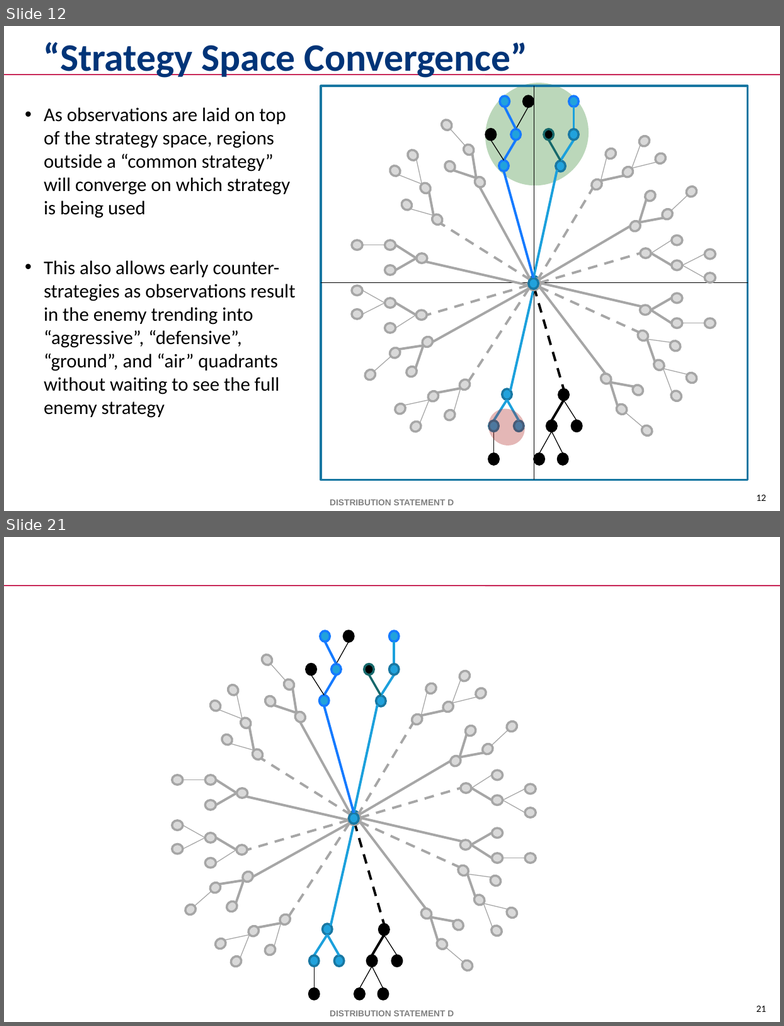
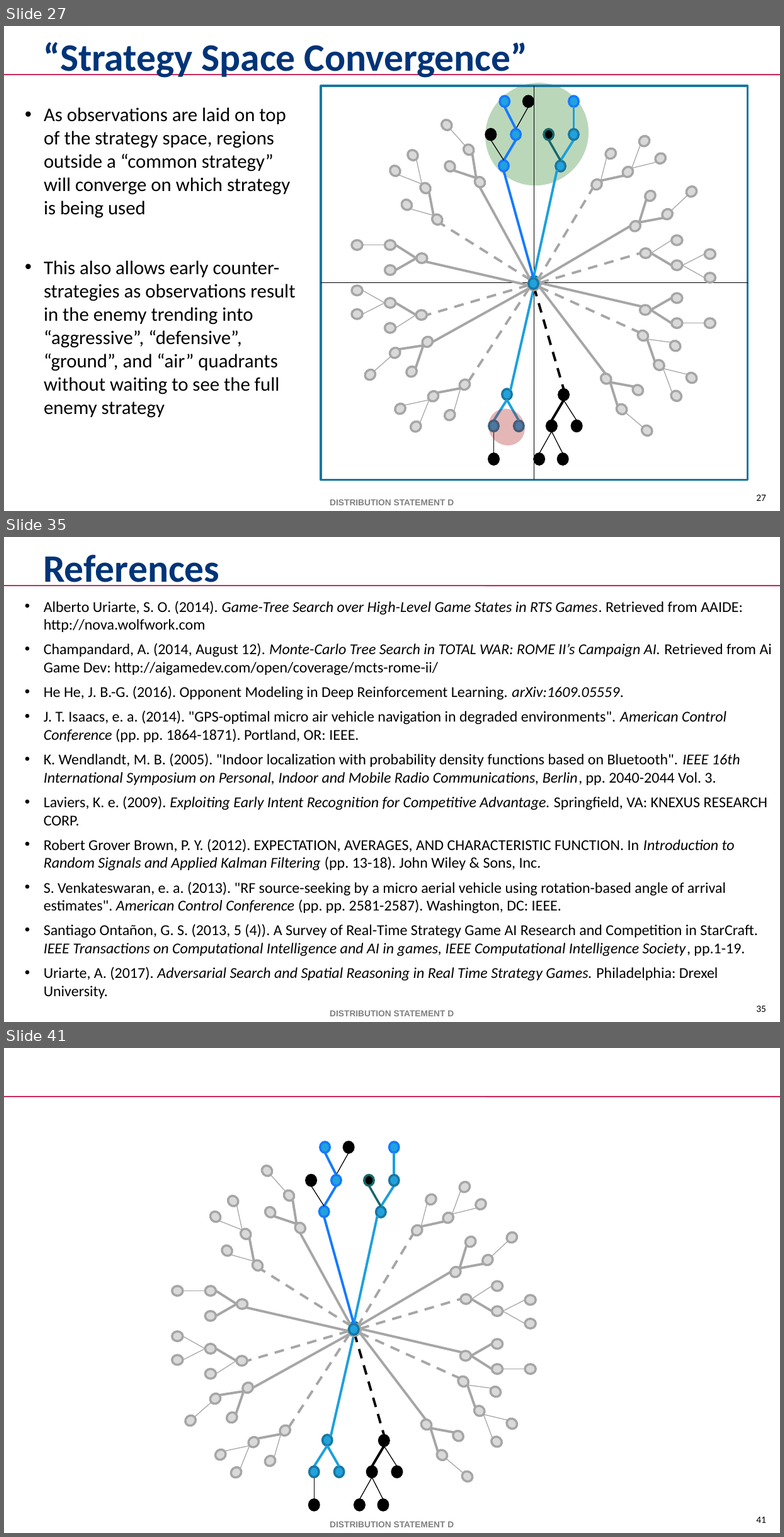
Before and after one commit to mikewkozak/IRE, a slide deck: Documentation/mkozak - Intent Recognition Engine.pptx. Shown one above the other, each under a label of ours: slides 12 and 21 before the commit, slides 27, 35 and 41 after it; the slides between them are not shown. The pictures are 784x1026 and 784x1537 pixels, drawn with LibreOffice and Linux fonts; fonts in the diff are those of the drawing; background and template pictures are left out. Boxes give left, top, right and bottom in pixels: in the first picture for what was removed or moved away, otherwise in the second. Text is boxed around its words. In the diff, an @@ line names an element or a change of style, - is before the commit and + after.

```diff
--- a/Documentation/mkozak - Intent Recognition Engine.pptx
+++ b/Documentation/mkozak - Intent Recognition Engine.pptx
@@ slide 35 added at bbox=[4, 537, 780, 1022], background #FFFFFF; not listed: 3 template elements that a slide beside it also shows @@
@@ title added at bbox=[43, 555, 219, 586], 36 pt, text #003478, bold @@
+References
@@ text added at bbox=[44, 601, 772, 999], 14 pt, text #000000 @@
+• Alberto Uriarte, S. O. (2014). Game-Tree Search over High-Level Game States in RTS Games. Retrieved from AAIDE: http://nova.wolfwork.com
+• Champandard, A. (2014, August 12). Monte-Carlo Tree Search in TOTAL WAR: ROME II’s Campaign AI. Retrieved from Ai Game Dev: http://aigamedev.com/open/coverage/mcts-rome-ii/
+• He He, J. B.-G. (2016). Opponent Modeling in Deep Reinforcement Learning. arXiv:1609.05559.
+• J. T. Isaacs, e. a. (2014). "GPS-optimal micro air vehicle navigation in degraded environments". American Control Conference (pp. pp. 1864-1871). Portland, OR: IEEE.
+• K. Wendlandt, M. B. (2005). "Indoor localization with probability density functions based on Bluetooth". IEEE 16th International Symposium on Personal, Indoor and Mobile Radio Communications, Berlin, pp. 2040-2044 Vol. 3.
+• Laviers, K. e. (2009). Exploiting Early Intent Recognition for Competitive Advantage. Springfield, VA: KNEXUS RESEARCH CORP.
+• Robert Grover Brown, P. Y. (2012). EXPECTATION, AVERAGES, AND CHARACTERISTIC FUNCTION. In Introduction to Random Signals and Applied Kalman Filtering (pp. 13-18). John Wiley & Sons, Inc.
+• S. Venkateswaran, e. a. (2013). "RF source-seeking by a micro aerial vehicle using rotation-based angle of arrival estimates". American Control Conference (pp. pp. 2581-2587). Washington, DC: IEEE.
+• Santiago Ontañon, G. S. (2013, 5 (4)). A Survey of Real-Time Strategy Game AI Research and Competition in StarCraft. IEEE Transactions on Computational Intelligence and AI in games, IEEE Computational Intelligence Society, pp.1-19.
+• Uriarte, A. (2017). Adversarial Search and Spatial Reasoning in Real Time Strategy Games. Philadelphia: Drexel University.
@@ what was slide 12 is now slide 27 @@
@@ page number at bbox=[756, 495, 766, 501]: text changed @@
-12
+27
@@ what was slide 21 is now slide 41 @@
@@ page number at bbox=[756, 1517, 766, 1523]: text changed @@
-21
+41
```
Also in this commit, not shown: 10 slides changed, 20 other slides added, 1 slide removed, 5 other files.
